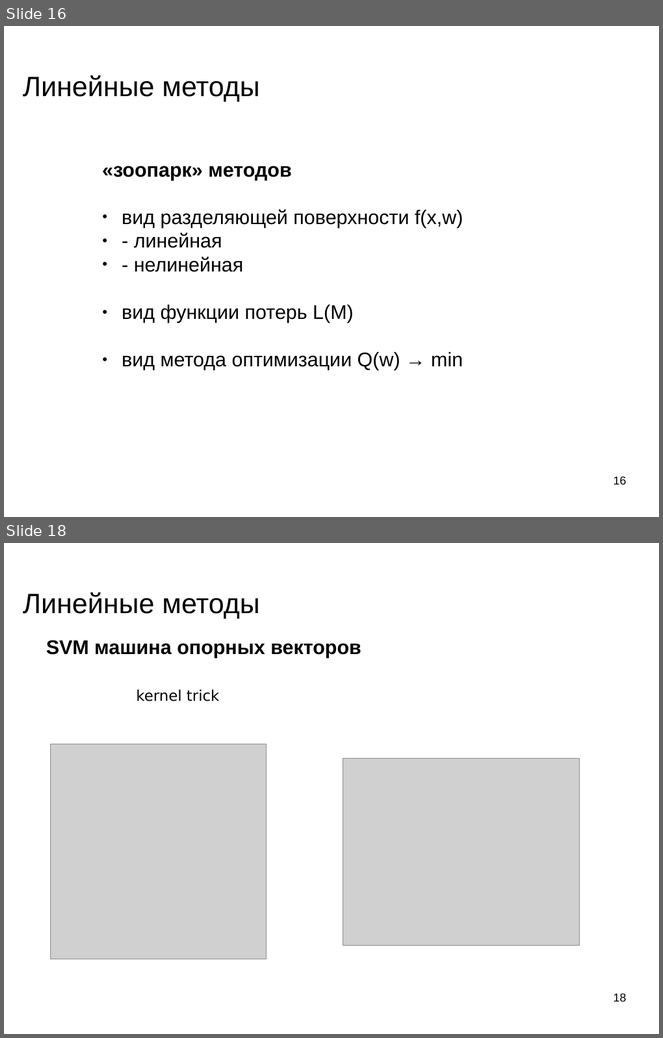
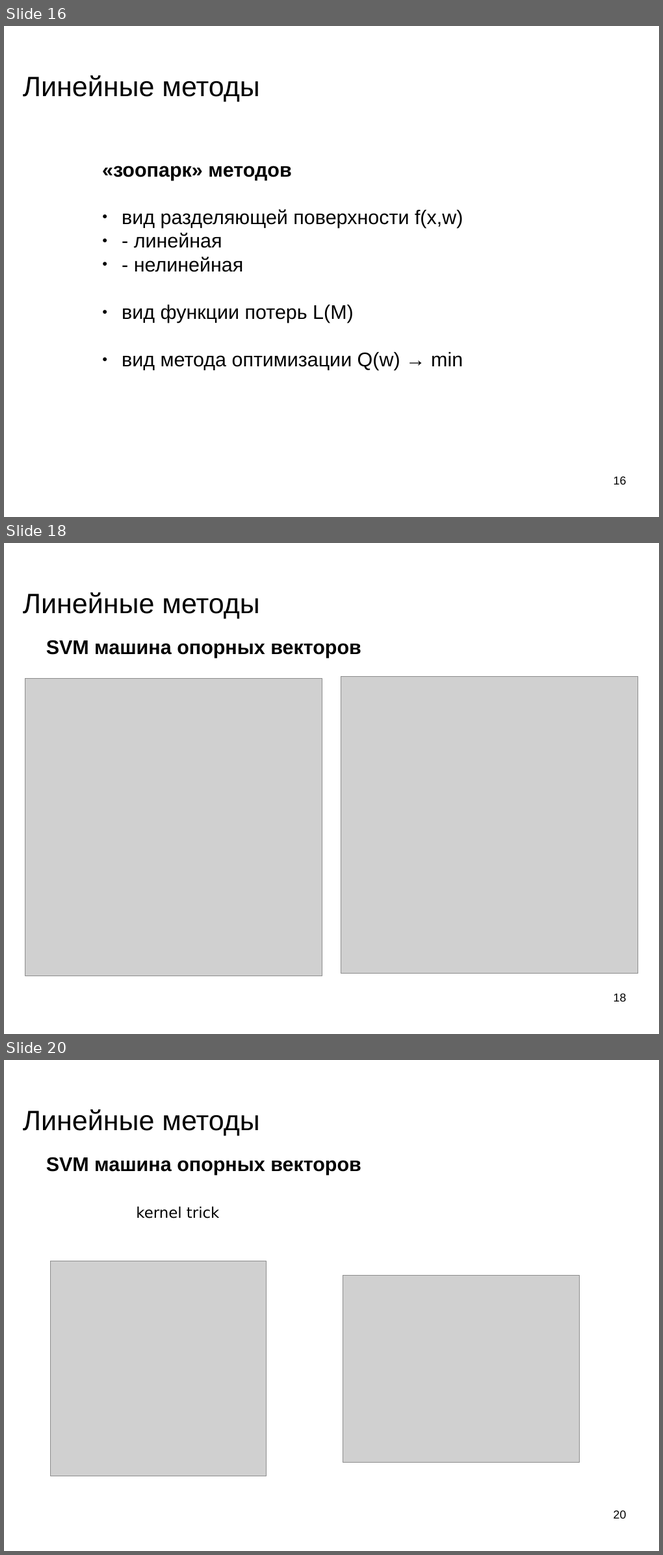
Before and after one commit to mechanoid5/ml_lectorium_legacy, a slide deck: 09-linear.odp. Shown one above the other, each under a label of ours: slides 16 and 18 before the commit, slides 16, 18 and 20 after it; the slides between them are not shown. The pictures are 663x1038 and 663x1555 pixels, drawn with LibreOffice and Linux fonts; fonts in the diff are those of the drawing; grey boxes stand for pictures; background and template pictures are left out. Boxes give left, top, right and bottom in pixels: in the first picture for what was removed or moved away, otherwise in the second. Text is boxed around its words. In the diff, an @@ line names an element or a change of style, - is before the commit and + after.

```diff
--- a/09-linear.odp
+++ b/09-linear.odp
@@ slide 18 added at (x1=4, y1=543, x2=659, y2=1034), background picture (left out) @@
@@ title added at (x1=23, y1=592, x2=259, y2=618), 33.9 pt, text #000000 @@
+Линейные методы
@@ text added at (x1=46, y1=640, x2=362, y2=658), 24 pt, text #000000, bold @@
+SVM машина опорных векторов
@@ picture added at (x1=25, y1=679, x2=322, y2=976) @@
@@ picture added at (x1=341, y1=676, x2=638, y2=973) @@
@@ page number added at (x1=614, y1=993, x2=627, y2=1002), 14 pt, text #000000 @@
+18
@@ what was slide 18 is now slide 20 @@
@@ page number at (x1=614, y1=1510, x2=627, y2=1519): text changed @@
-18
+20
```
Also in this commit, not shown: 1 slide changed, 1 other slide added, 3 other files.
